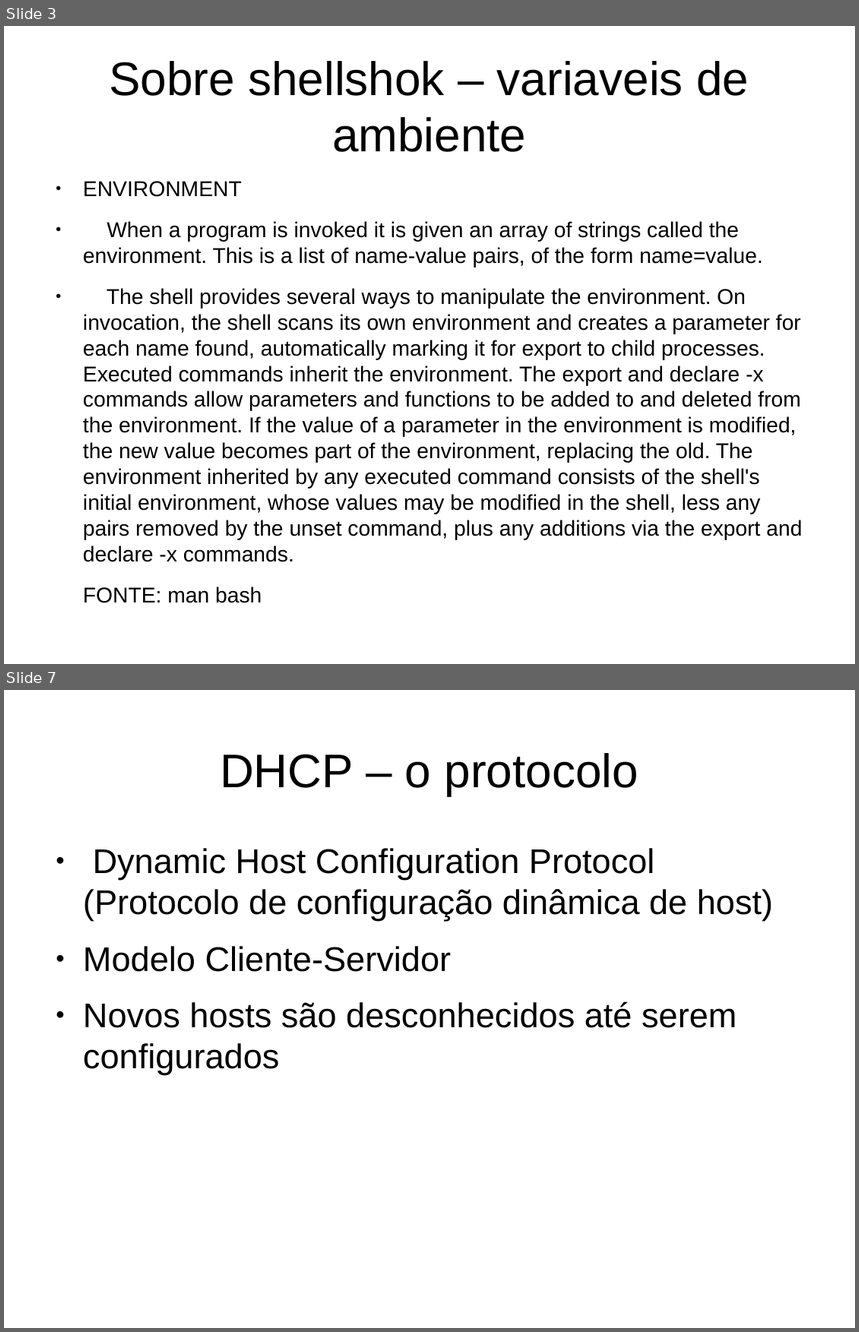
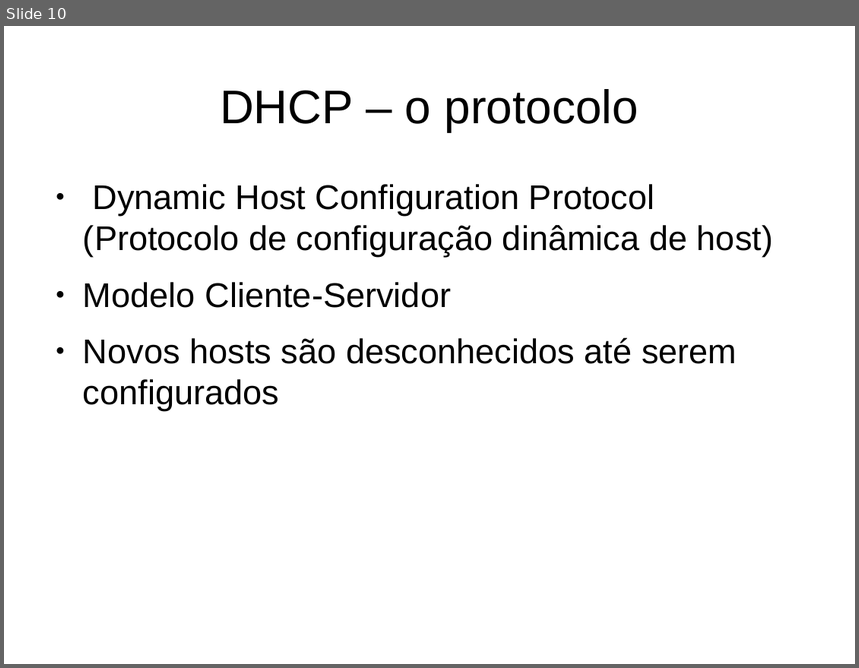
Before and after one commit to Evnsan/MAC0448, a slide deck: ep4/apresentacao.odp. Shown one above the other, each under a label of ours: slides 3 and 7 before the commit, slide 10 after it; the slides between them are not shown. The pictures are 859x1332 and 859x668 pixels, drawn with LibreOffice and Linux fonts; fonts in the diff are those of the drawing. Boxes give left, top, right and bottom in pixels: in the first picture for what was removed or moved away, otherwise in the second. Text is boxed around its words. In the diff, an @@ line names an element or a change of style, - is before the commit and + after.

```diff
--- a/ep4/apresentacao.odp
+++ b/ep4/apresentacao.odp
@@ slide 3 removed at (4,26,855,664), background #FFFFFF @@
@@ title removed at (110,61,749,152) @@
-Sobre shellshok – variaveis de ambiente
@@ text removed at (83,181,802,541) @@
-● ENVIRONMENT
-● When a program is invoked it is given an array of strings called the environment. This is a list of name-value pairs, of the form name=value.
-● The shell provides several ways to manipulate the environment. On invocation, the shell scans its own environment and creates a parameter for each name found, automatically marking it for export to child processes. Executed commands inherit the environment. The export and declare -x commands allow parameters and functions to be added to and deleted from the environment. If the value of a parameter in the environment is modified, the new value becomes part of the environment, replacing the old. The environment inherited by any executed command consists of the shell's initial environment, whose values may be modified in the shell, less any pairs removed by the unset command, plus any additions via the export and declare -x commands.
-FONTE: man bash
@@ what was slide 7 is now slide 10 @@
```
Also in this commit, not shown: 1 slide changed, 8 slides added, 4 other slides removed.
